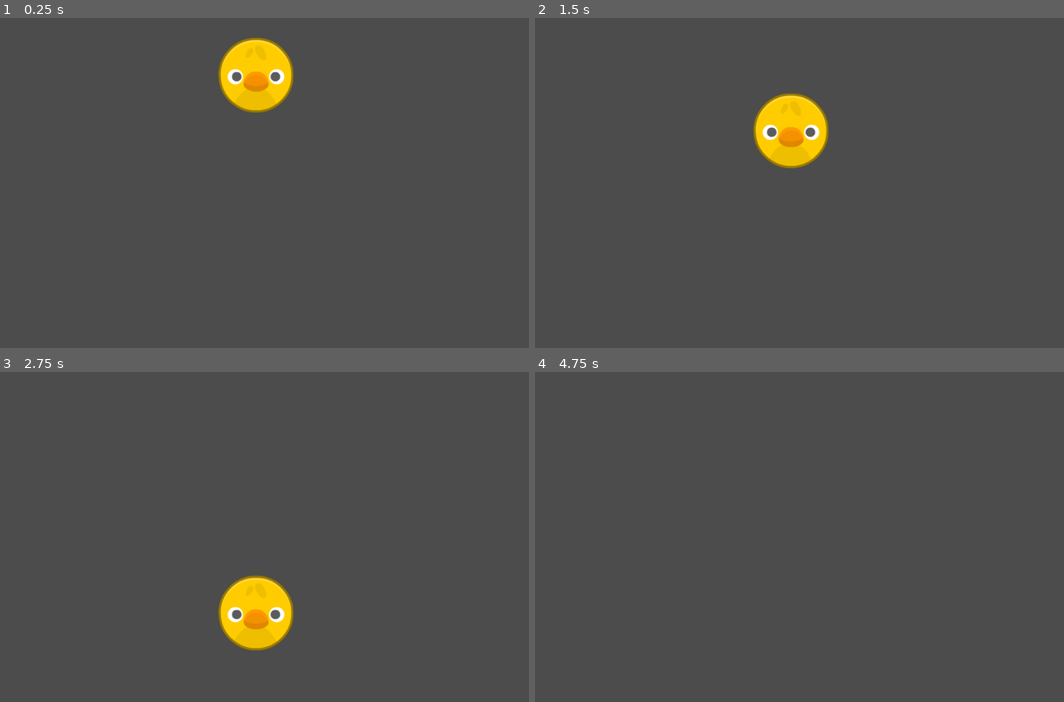
Above: before the commit, frames 1-4 (two rows, left to right).
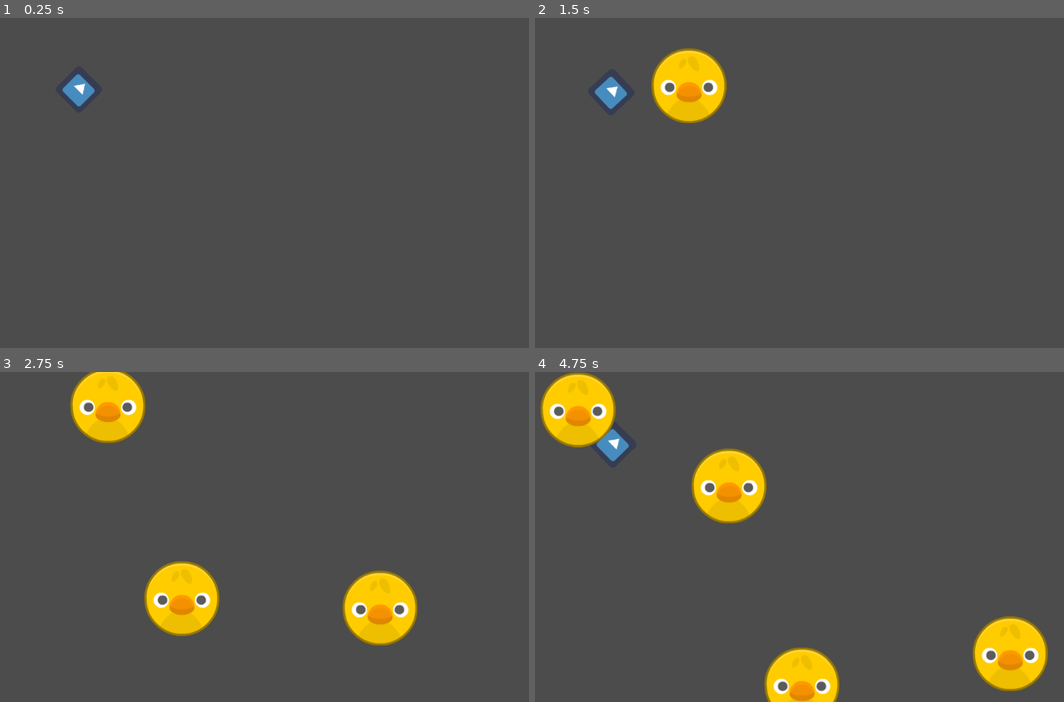
Above: after the commit, the same moments.

Repository: doctor-g/GGJ21
Game: Godot game, scene res://src/Level.tscn
Two runs of this game, one before a commit and one after it. Both use one fixed random seed, a clock stepped at 60 frames per second and the inputs below. The project has no main scene, so this scene is started directly. The engine's default icon, where the game draws it, is replaced by a stand-in: a white triangle on a blue panel in a dark square.
Inputs (mouse positions are in pixels of both pictures, inside the frame that each line leads up to):
- Up to frame 1 (0.25 s): no input
- Up to frame 2 (1.5 s): move the mouse to (905, 166) at 0.52 s; click (905, 166) at 0.67 s; move the mouse to (667, 199) at 1.27 s; click (667, 199) at 1.42 s
- Up to frame 3 (2.75 s): move the mouse to (301, 464) at 2.02 s; click (301, 464) at 2.17 s
- Up to frame 4 (4.75 s): move the mouse to (751, 603) at 2.77 s; click (751, 603) at 2.92 s; move the mouse to (952, 586) at 3.52 s; click (952, 586) at 3.67 s; move the mouse to (614, 487) at 4.27 s; click (614, 487) at 4.42 s

The runs differ from the first frame. In frame 1, 2.8% of the frame differs, in the area x 11-56%, y 5-29%; in frame 2, 5.3%; in frame 3, 9.9%, in the area x 13-79%, y 0-85%; in frame 4, 9.8%.

Commit message:
Add shooter

Diff:
--- a/project/src/Level.tscn
+++ b/project/src/Level.tscn
@@ -1,6 +1,6 @@
 [gd_scene load_steps=2 format=2]
 
-[ext_resource path="res://src/Ball.tscn" type="PackedScene" id=1]
+[ext_resource path="res://src/Shooter.tscn" type="PackedScene" id=1]
 
 [node name="Level" type="Control"]
 anchor_right = 1.0
@@ -9,5 +9,5 @@
 "_edit_use_anchors_": false
 }
 
-[node name="Ball" parent="." instance=ExtResource( 1 )]
-position = Vector2( 529, 101 )
+[node name="Shooter" parent="." instance=ExtResource( 1 )]
+position = Vector2( 78.7332, -0.222725 )
--- /dev/null
+++ b/project/src/Shooter.gd
@@ -0,0 +1,32 @@
+extends Node2D
+
+enum _State {IDLE, LOADED, AIMING}
+
+const _ball := preload("res://src/Ball.tscn")
+
+export var _initial_impulse := 400
+export var _one_shot := false
+
+var _state = _State.AIMING
+
+func _input(event:InputEvent):
+	if event is InputEventMouseButton:
+		if event.pressed and _state == _State.AIMING:
+			_state = _State.LOADED
+		elif not event.pressed and _state == _State.LOADED:
+			if _one_shot:
+				_state = _State.IDLE
+			else:
+				_state = _State.AIMING
+			_shoot_ball()
+
+func _process(_delta):
+	if _state != _State.IDLE:
+		var mouse_pos = get_global_mouse_position()
+		rotation = mouse_pos.angle()
+
+func _shoot_ball():
+	var _Ball:RigidBody2D = _ball.instance()
+	_Ball.position = get_global_transform().origin
+	get_tree().root.add_child(_Ball)
+	_Ball.apply_impulse(Vector2.ZERO, Vector2(_initial_impulse, 0).rotated(rotation))
--- /dev/null
+++ b/project/src/Shooter.tscn
@@ -0,0 +1,11 @@
+[gd_scene load_steps=3 format=2]
+
+[ext_resource path="res://src/Shooter.gd" type="Script" id=1]
+[ext_resource path="res://icon.png" type="Texture" id=2]
+
+[node name="Shooter" type="Node2D"]
+script = ExtResource( 1 )
+
+[node name="icon" type="Sprite" parent="."]
+position = Vector2( 183.82, 0.463181 )
+texture = ExtResource( 2 )
